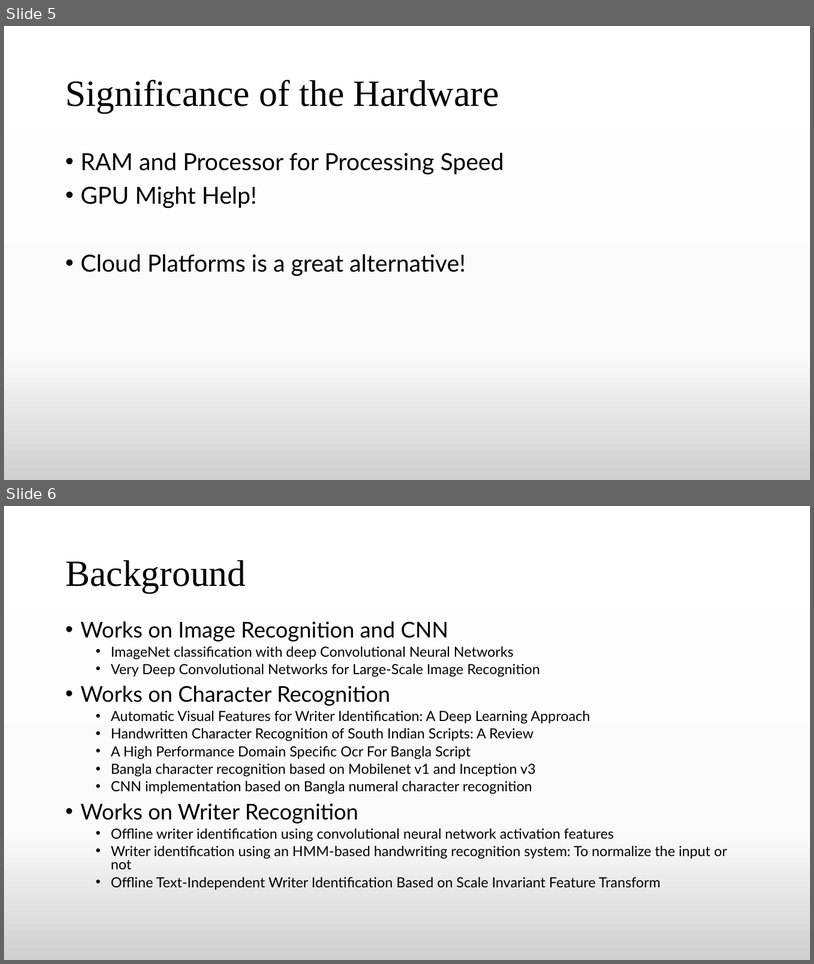
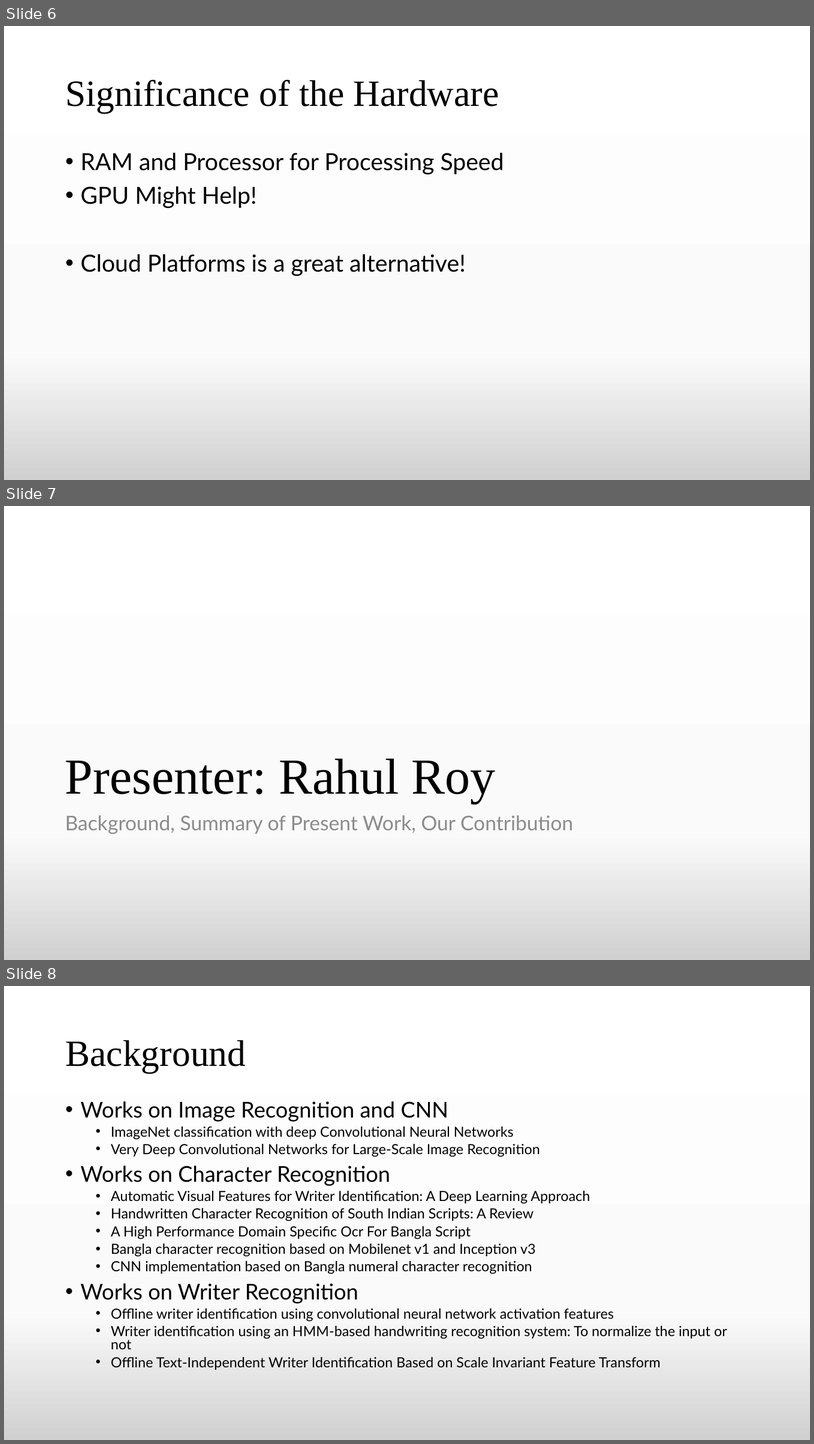
Before and after one commit to TheAnonymousMan/local-language-recognition-gcelt-class-2021, a slide deck: Documentation/4th Year Project Presentation.pptx. Shown one above the other, each under a label of ours: slides 5 and 6 before the commit, slides 6, 7 and 8 after it. The pictures are 814x964 and 814x1444 pixels, drawn with LibreOffice and Linux fonts; fonts in the diff are those of the drawing. Boxes give left, top, right and bottom in pixels: in the first picture for what was removed or moved away, otherwise in the second. Text is boxed around its words. In the diff, an @@ line names an element or a change of style, - is before the commit and + after.

```diff
--- a/Documentation/4th Year Project Presentation.pptx
+++ b/Documentation/4th Year Project Presentation.pptx
@@ slide 7 added at [4, 506, 810, 960], background gradient #FFFFFF to #FBFBFB to #D1D1D1 @@
@@ title added at [65, 758, 496, 803], 60 pt, text #000000 @@
+Presenter: Rahul Roy
@@ text added at [65, 815, 573, 834], 24 pt, text #8C8C8C @@
+Background, Summary of Present Work, Our Contribution
@@ what was slide 5 is now slide 6 @@
@@ what was slide 6 is now slide 8 @@
```
Also in this commit, not shown: 3 other slides added.
